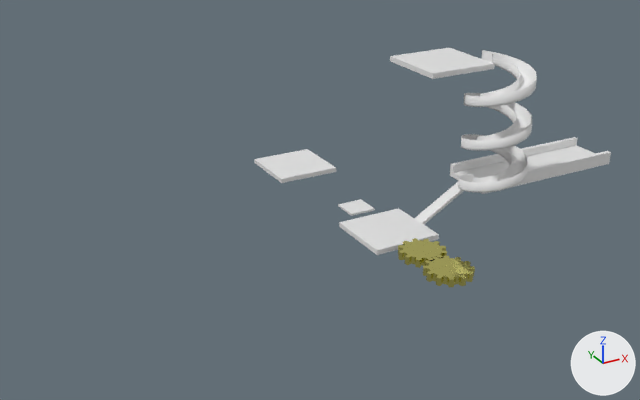
Two versions of the glTF model assets/level2.glb, one commit apart.
Both versions are drawn from a 50 mm lens placed at (-55.2, -82.8, 47.2), pointed at (-6.8, 5.3, 3.2). The axes (+X, +Y, +Z) are drawn at lower right. The lights are the same throughout. Where no turn or scale is listed for an object, it has been applied to the vertices. Vertices at the same position are counted once.

Objects in the first picture: 'Cube-col', 'Cube-col.001', 'Cube-col.002', 'Cube-col.003', 'Cube-col.004', 'Gear-ab', 'Gear2-ab', 'spiral-col'.
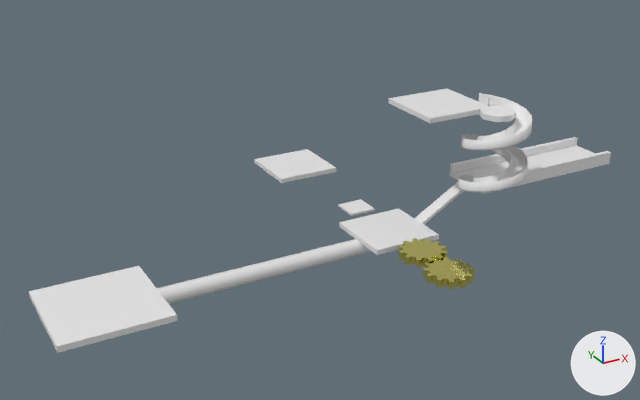
Commit message: elevator example

Boxes (x1, y1, x2, y2) around the edits, measured in the pictures (640 x 400 px):
'platform-ab', added: after (29, 266, 177, 353)
'spiral-col', reshaped (6% narrower, 30% shorter): before (458, 50, 537, 193); after (458, 93, 532, 193)
'Cube-col.001', moved: before (390, 48, 495, 79); after (389, 89, 490, 123)
'Cylinder-ab', added: after (157, 239, 372, 304)
'Gear2-ab', moved: before (423, 256, 475, 287); after (423, 258, 475, 289)
'elevator-ab', added: after (479, 106, 516, 122)
part 1 of me_cube_006, deleted: before (464, 50, 537, 107)

The change, as a diff of the scene's bpy script:
```diff
--- a/assets/level2.glb.py
+++ b/assets/level2.glb.py
@@ me_cube_006 @@
 # used by ob_spiral_col; location = (11.63, -4.91, 3.98)
-me_cube_006.from_pydata(...)  # 588 vertices, 1152 faces; spans x -4.1..4.1, y -4.1..4.1, z -0.1..17.1
+me_cube_006.from_pydata(...)  # 396 vertices, 768 faces; spans x -4.1..4.1, y -4.1..4.1, z -0.1..11.8
+# me_cube_006 part 1
+# 192 vertices are removed from x -4.1..4.1, y -4.1..4.1, z 10.8..17.1
+# 384 faces are deleted
@@ me_cylinder_001 @@
+me_cylinder_001.from_pydata(...)  # an 8-sided cylinder along z spanning x -2.11..2.11, y -2.11..2.11, z -0.34..0.34
@@ me_cube_008 @@
+me_cube_008.from_pydata(...)  # a box spanning x -42.24..-29.88, y -6.18..6.18, z 0.35..1.07
@@ me_cylinder @@
+me_cylinder.from_pydata(...)  # a 6-sided cylinder along x spanning x -35.7..0.0, y -1.0..1.0, z -0.9..0.9
@@ ob_gear2_ab @@
 ob_gear2_ab = bpy.data.objects.new('Gear2-ab', me_gear_001)
-ob_gear2_ab.location = (0.0, -12.45, -0.14)
+ob_gear2_ab.location = (0.0, -12.45, -0.4)
@@ ob_cube_col_001 @@
 ob_cube_col_001 = bpy.data.objects.new('Cube-col.001', me_cube_007)
-ob_cube_col_001.location = (7.53, 1.14, 19.7)
+ob_cube_col_001.location = (7.53, 1.14, 14.39)
@@ ob_elevator_ab @@
+ob_elevator_ab = bpy.data.objects.new('elevator-ab', me_cylinder_001)
+ob_elevator_ab.location = (11.63, -4.91, 14.35)
@@ ob_platform_ab @@
+ob_platform_ab = bpy.data.objects.new('platform-ab', me_cube_008)
+ob_platform_ab.location = (0.0, 0.0, -1.53)
@@ ob_cylinder_ab @@
+ob_cylinder_ab = bpy.data.objects.new('Cylinder-ab', me_cylinder)
+ob_cylinder_ab.location = (0.0, 0.0, -1.53)
```
